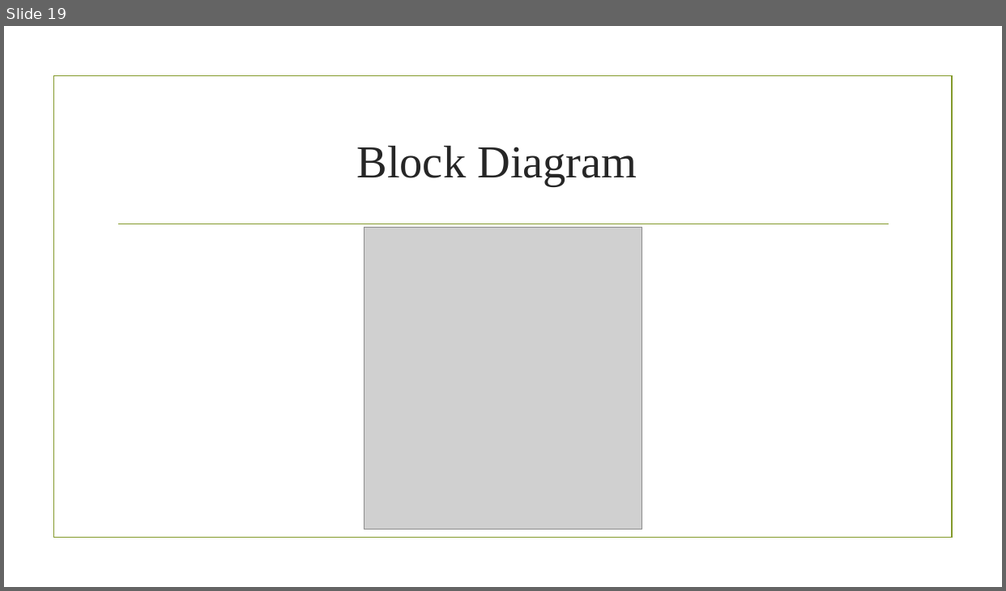
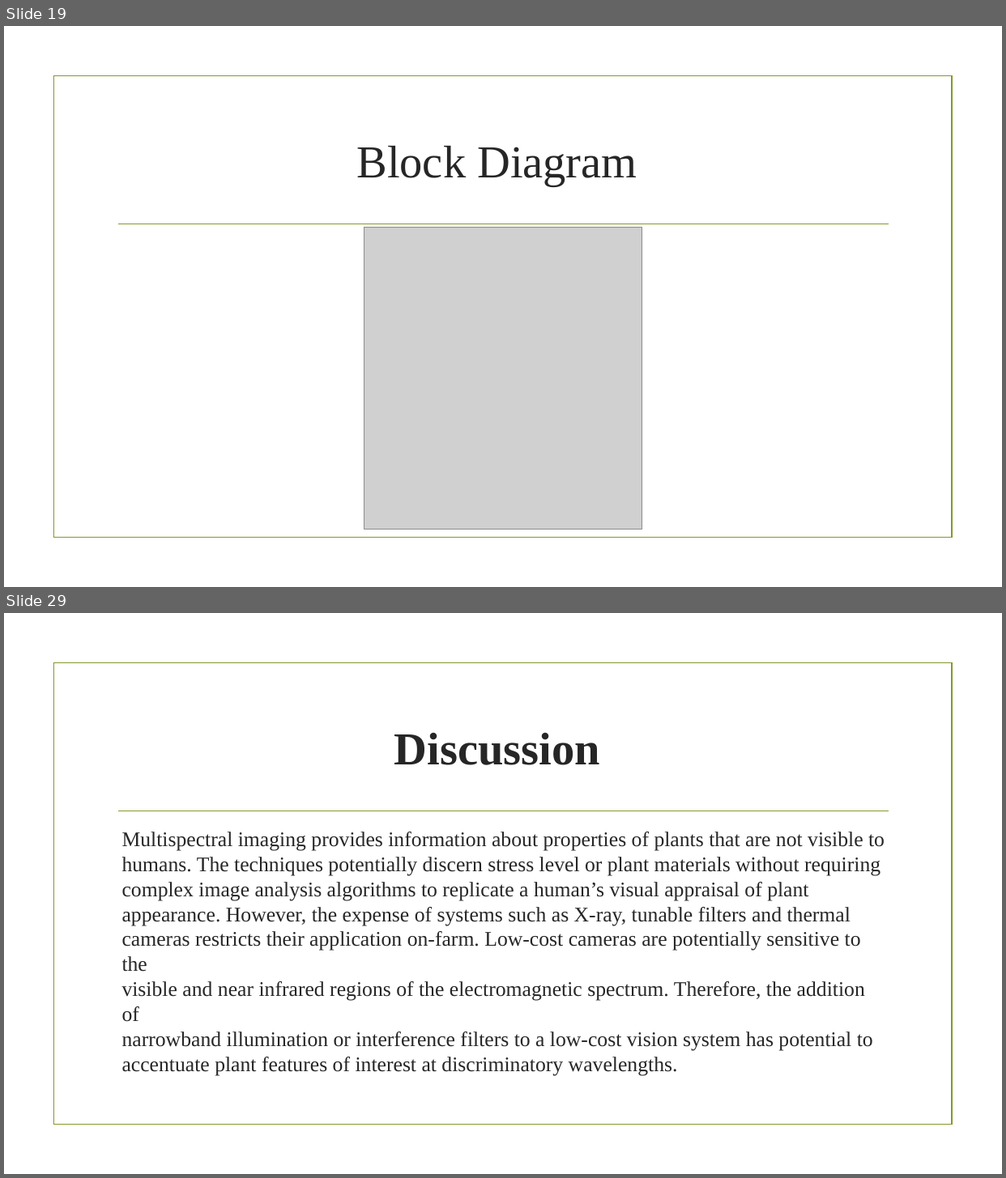
Before and after one commit to aminabyaneh/smart-greenhouse, a slide deck: docs/slides/Smart_Greenhouse_NO1.pptx. Shown one above the other, each under a label of ours: slide 19 before the commit, slides 19 and 29 after it; the slides between them are not shown. The pictures are 1006x591 and 1006x1178 pixels, drawn with LibreOffice and Linux fonts; fonts in the diff are those of the drawing; grey boxes stand for pictures; background and template pictures are left out. Boxes give left, top, right and bottom in pixels: in the first picture for what was removed or moved away, otherwise in the second. Text is boxed around its words. In the diff, an @@ line names an element or a change of style, - is before the commit and + after.

```diff
--- a/docs/slides/Smart_Greenhouse_NO1.pptx
+++ b/docs/slides/Smart_Greenhouse_NO1.pptx
@@ slide 29 added at (4, 613, 1002, 1174), background picture (left out); not listed: 2 template elements that a slide beside it also shows @@
@@ title added at (394, 733, 600, 765), 44 pt, text #262626, bold @@
+Discussion
@@ text added at (122, 832, 884, 1076), 20 pt, text #262626 @@
+Multispectral imaging provides information about properties of plants that are not visible to
+humans. The techniques potentially discern stress level or plant materials without requiring
+complex image analysis algorithms to replicate a human’s visual appraisal of plant
+appearance. However, the expense of systems such as X-ray, tunable filters and thermal
+cameras restricts their application on-farm. Low-cost cameras are potentially sensitive to the
+visible and near infrared regions of the electromagnetic spectrum. Therefore, the addition of
+narrowband illumination or interference filters to a low-cost vision system has potential to
+accentuate plant features of interest at discriminatory wavelengths.
```
Also in this commit, not shown: 14 other slides added, 2 other files.
